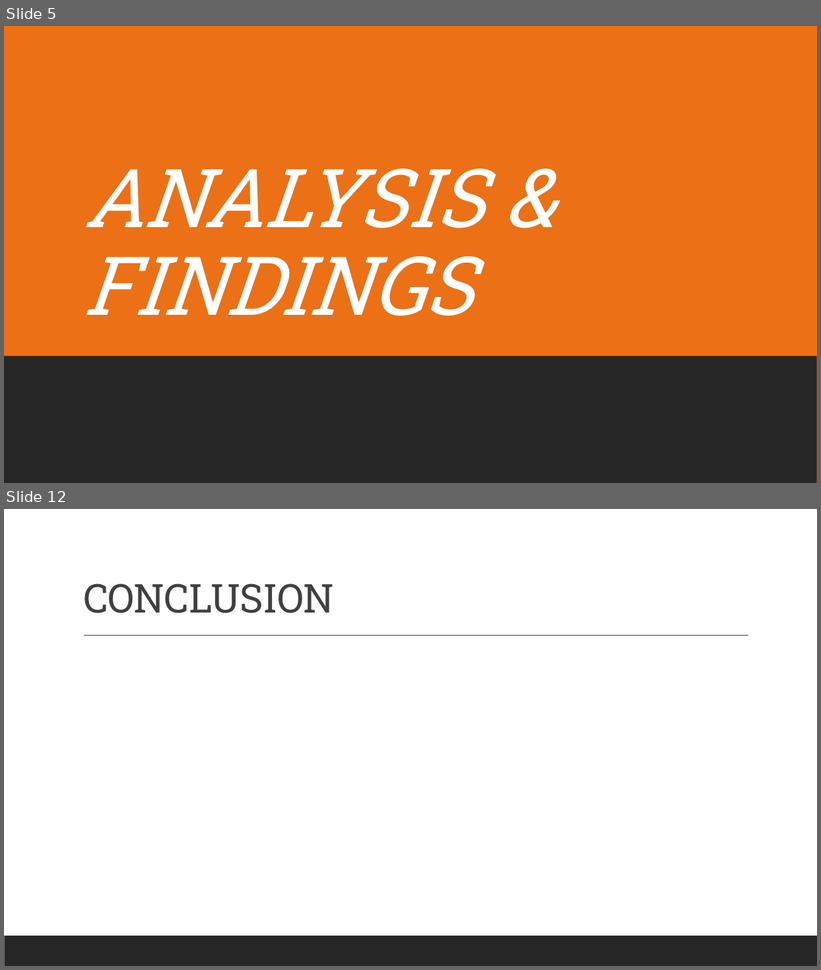
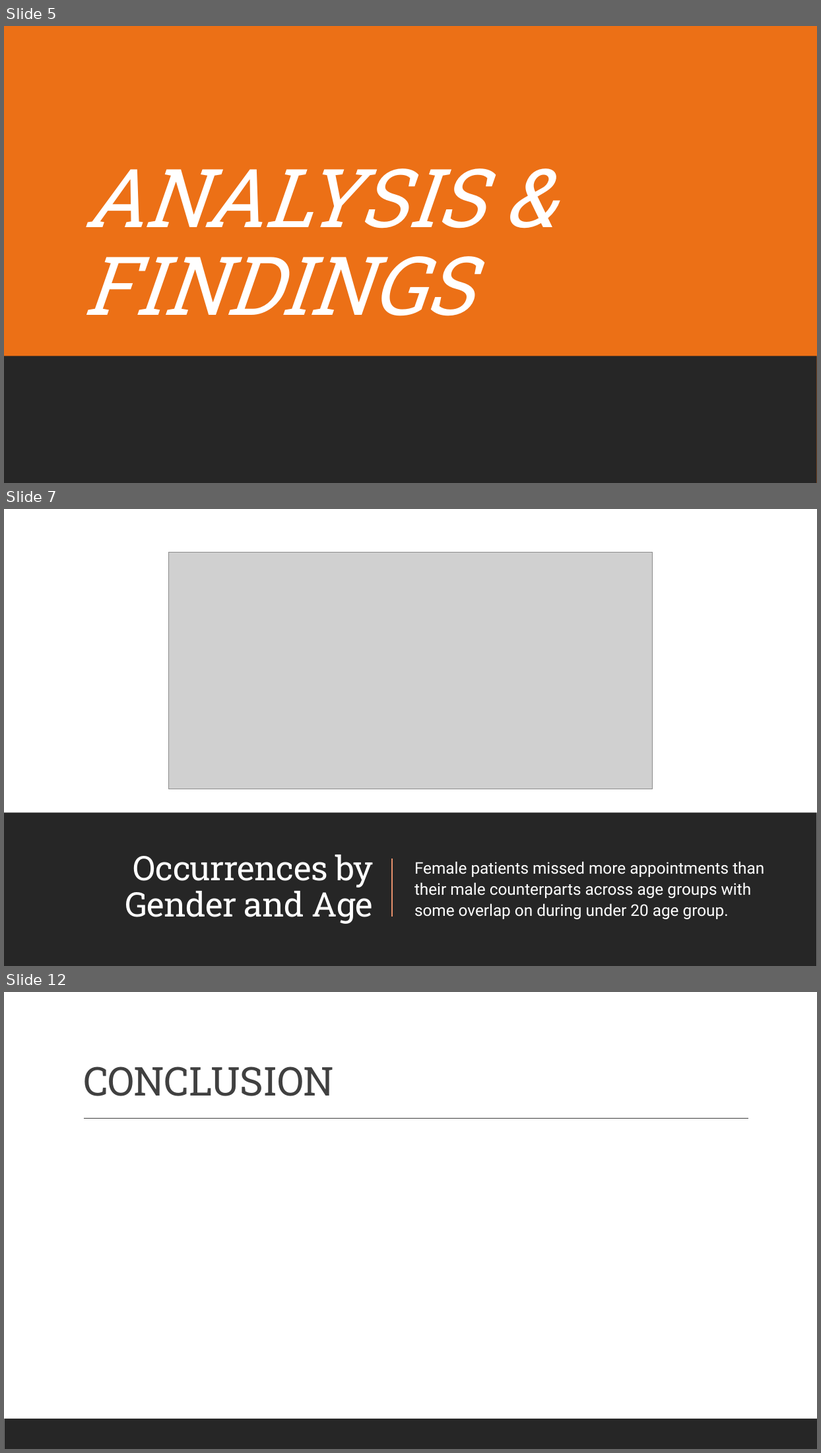
Before and after one commit to mgmboyd/DA-Capstone-Project, a slide deck: Presentation/BB Final Capstone Project PowerPoint V1.pptx. Shown one above the other, each under a label of ours: slides 5 and 12 before the commit, slides 5, 7 and 12 after it; the slides between them are not shown. The pictures are 821x970 and 821x1453 pixels, drawn with LibreOffice and Linux fonts; fonts in the diff are those of the drawing; grey boxes stand for pictures. Boxes give left, top, right and bottom in pixels: in the first picture for what was removed or moved away, otherwise in the second. Text is boxed around its words. In the diff, an @@ line names an element or a change of style, - is before the commit and + after.

Commit message:
Version 2

```diff
--- a/Presentation/BB Final Capstone Project PowerPoint V1.pptx
+++ b/Presentation/BB Final Capstone Project PowerPoint V1.pptx
@@ slide 7 added at (4, 509, 817, 966), background #FFFFFF; not listed: 1 template element that a slide beside it also shows @@
@@ rectangle added at (4, 509, 817, 966), fill #FFFFFF @@
@@ picture added at (169, 552, 653, 789) @@
@@ rectangle added at (4, 813, 817, 966), fill #262626 @@
@@ title added at (125, 855, 373, 924), 40 pt, text #FFFFFF @@
+Occurrences by Gender and Age
@@ line added from (393, 859) to (393, 917), #E58F6B 1.5 pt @@
@@ text added at (415, 861, 764, 920), 19 pt, text #FFFFFF @@
+  Female patients missed more appointments than their male counterparts across age groups with some overlap on during under 20 age group.
```
Also in this commit, not shown: 5 other slides added, 6 slides removed.
